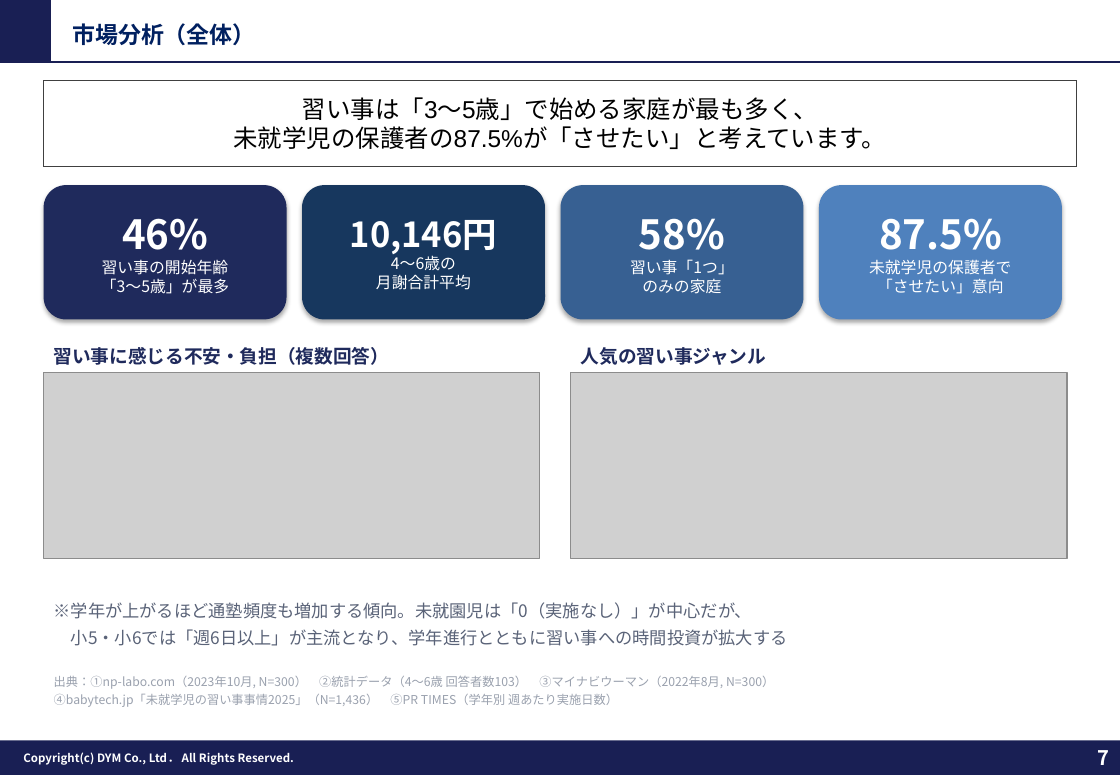
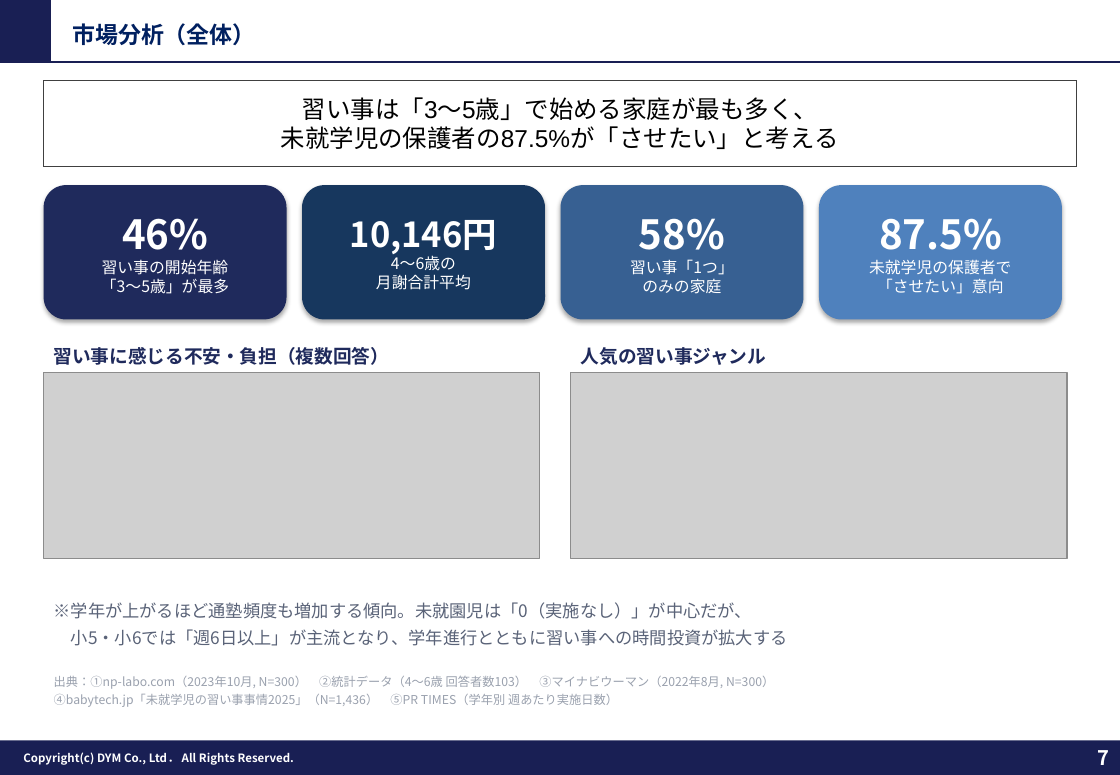
Before and after one commit to tonomura-r-dev/folder, a slide deck: slide 7 of 202609_株式会社やる気スイッチグループ御中_LINE公式アカウント運用のご提案_ver3.1.pptx. Drawn at 1120x775 pixels with LibreOffice and Linux fonts; fonts in the diff are those of the drawing; grey boxes stand for pictures; background and template pictures are left out. Boxes give left, top, right and bottom in pixels: in the first picture for what was removed or moved away, otherwise in the second. Text is boxed around its words. In the diff, an @@ line names an element or a change of style, - is before the commit and + after.

```diff
--- a/202609_株式会社やる気スイッチグループ御中_LINE公式アカウント運用のご提案_ver3.1.pptx
+++ b/202609_株式会社やる気スイッチグループ御中_LINE公式アカウント運用のご提案_ver3.1.pptx
@@ text in rectangle at <box>281,126,840,149</box>: text changed @@
-未就学児の保護者の87.5%が「させたい」と考えています。
+未就学児の保護者の87.5%が「させたい」と考える
```
Also in this commit, not shown: 19 other slides changed.
